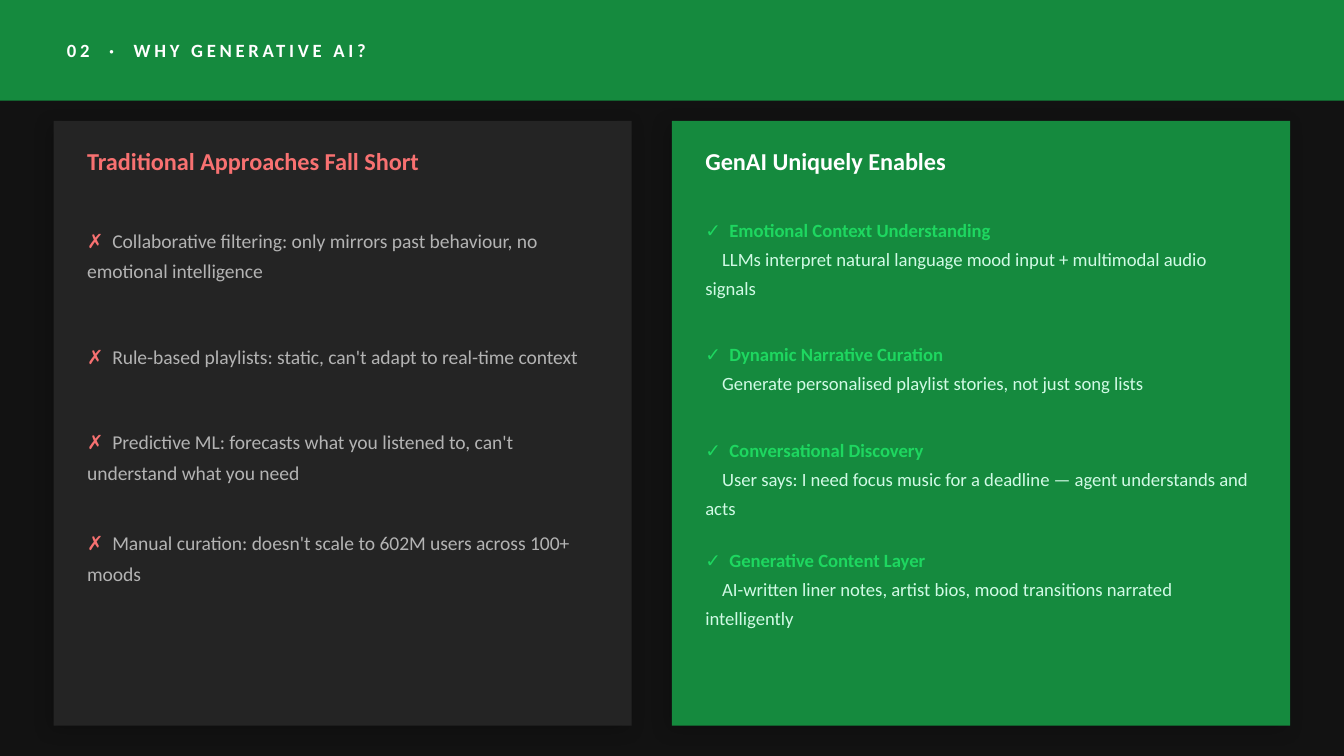
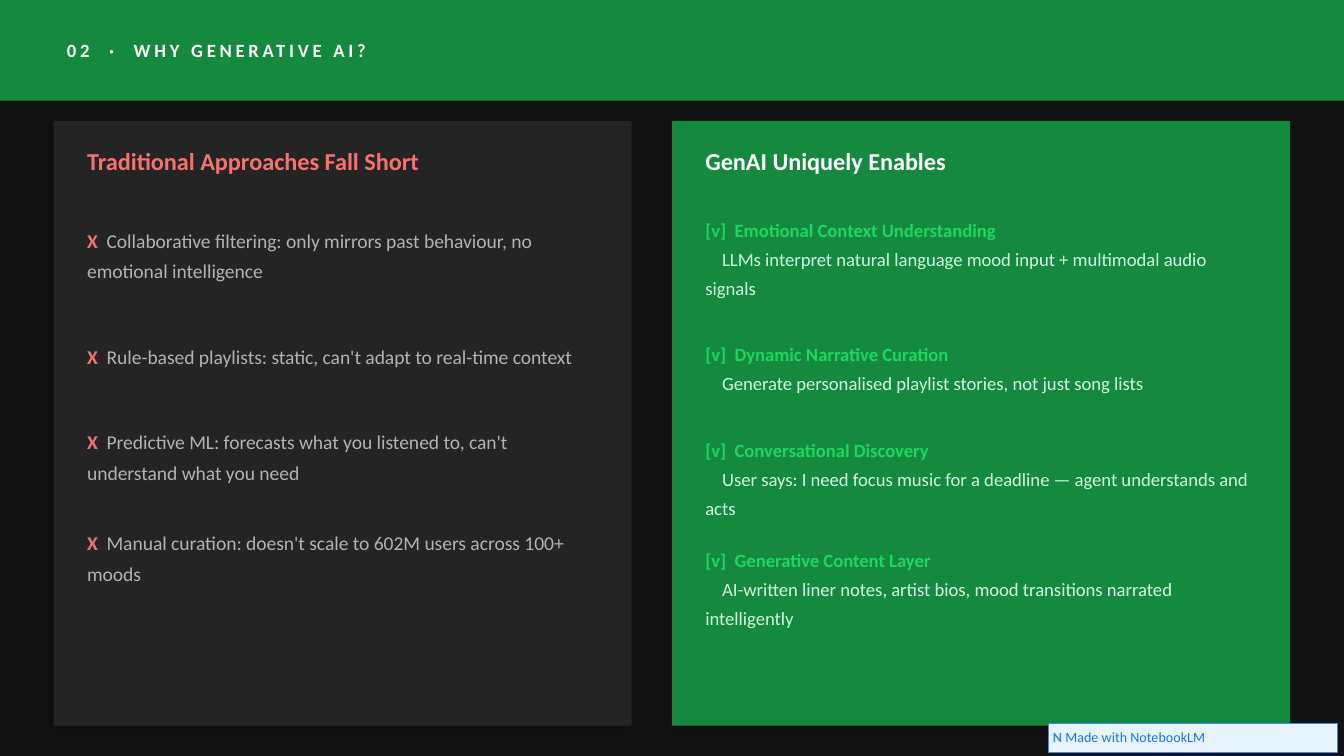
Before and after one commit to rajrathore0107/spotify-reimagined-genai, a slide deck: slide 3 of deck/spotify_strategy_deck.pptx. Drawn at 1344x756 pixels with LibreOffice and Linux fonts; fonts in the diff are those of the drawing. Boxes give left, top, right and bottom in pixels: in the first picture for what was removed or moved away, otherwise in the second. Text is boxed around its words. In the diff, an @@ line names an element or a change of style, - is before the commit and + after.

```diff
--- a/deck/spotify_strategy_deck.pptx
+++ b/deck/spotify_strategy_deck.pptx
@@ text at [87,234,532,282]: text changed @@
-✗ Collaborative filtering: only mirrors past behaviour, no emotional intelligence
+X Collaborative filtering: only mirrors past behaviour, no emotional intelligence
@@ text at [705,223,1207,298]: text changed @@
-✓ Emotional Context Understanding
-LLMs interpret natural language mood input + multimodal audio signals
+[v] Emotional Context Understanding
+LLMs interpret natural language mood input + multimodal audio signals
@@ text at [87,350,572,367]: text changed @@
-✗ Rule-based playlists: static, can't adapt to real-time context
+X Rule-based playlists: static, can't adapt to real-time context
@@ text at [705,347,1143,393]: text changed @@
-✓ Dynamic Narrative Curation
-Generate personalised playlist stories, not just song lists
+[v] Dynamic Narrative Curation
+Generate personalised playlist stories, not just song lists
@@ text at [87,435,507,483]: text changed @@
-✗ Predictive ML: forecasts what you listened to, can't understand what you need
+X Predictive ML: forecasts what you listened to, can't understand what you need
@@ text at [705,443,1247,515]: text changed @@
-✓ Conversational Discovery
-User says: I need focus music for a deadline — agent understands and acts
+[v] Conversational Discovery
+User says: I need focus music for a deadline — agent understands and acts
@@ text at [87,536,563,581]: text changed @@
-✗ Manual curation: doesn't scale to 602M users across 100+ moods
+X Manual curation: doesn't scale to 602M users across 100+ moods
@@ text at [705,553,1172,628]: text changed @@
-✓ Generative Content Layer
-AI-written liner notes, artist bios, mood transitions narrated intelligently
+[v] Generative Content Layer
+AI-written liner notes, artist bios, mood transitions narrated intelligently
@@ rectangle added at [1048,723,1337,753], fill #E8F4FD, outline #4285F4 0.5 pt @@
@@ text added at [1053,732,1205,742], 7.5 pt, text #1A73E8 @@
+N Made with NotebookLM
```
Also in this commit, not shown: 5 other slides changed, 2 other files.
